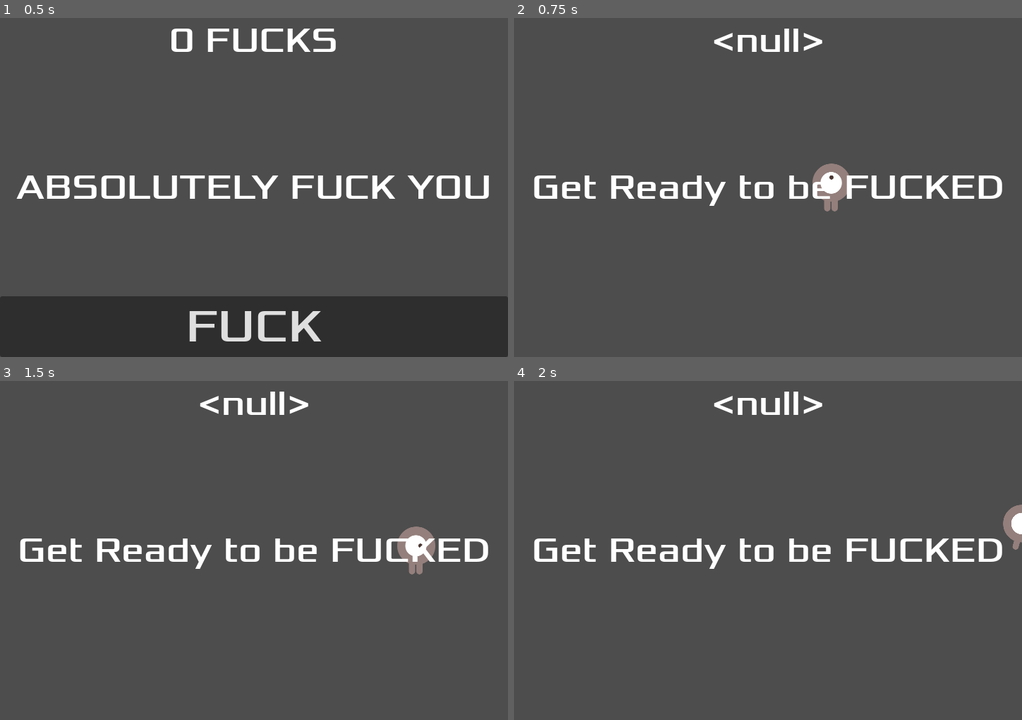
Above: before the commit, frames 1-4 (two rows, left to right).
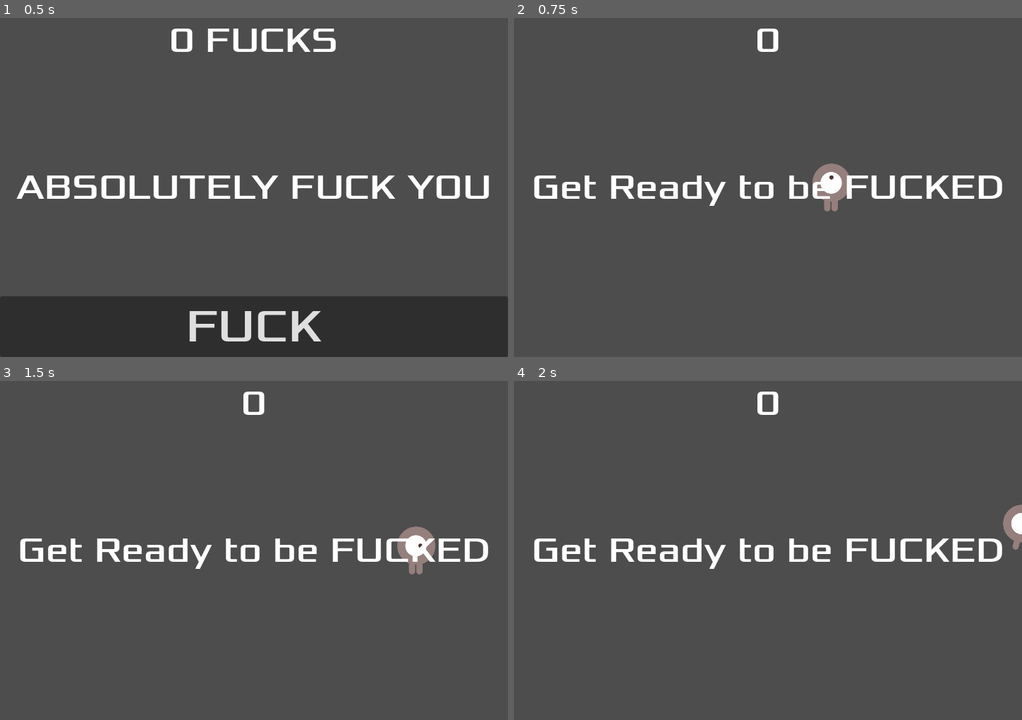
Above: after the commit, the same moments.

Repository: nilodude/sinta
Game: Godot game, scene res://Main.tscn
Same seed, same stepped clock (60 frames per second), same inputs: the game is played once before the commit and once after it.
Inputs:
- Up to frame 1 (0.5 s): no input
- Up to frame 2 (0.75 s): click "FUCK" at 0.5 s
- Up to frame 3 (1.5 s): tap Enter at 1.25 s; hold Right (move_right) from 1.28 s (still down)
- Up to frame 4 (2 s): keep holding Right (move_right); tap Space (jump) at 1.52 s

Frame 1 is identical in both runs. In frame 2, 0.6% of the frame differs, in the area x 39-61%, y 3-10%; in frame 3, 0.6%; in frame 4, 0.6%.

Commit message:
Mob queue free OK

Diff:
--- a/Mob.tscn
+++ b/Mob.tscn
@@ -74,7 +74,7 @@
 radius = 7.30978
 height = 20.0565
 
-[node name="Mob" type="RigidBody2D"]
+[node name="Mob" type="RigidBody2D" groups=["mobs"]]
 position = Vector2(353, 248)
 disable_mode = 2
 mass = 4.39
--- a/hud.gd
+++ b/hud.gd
@@ -16,7 +16,7 @@
 	$Message.text = "FUCK YOU AGAIN!"
 	$Message.show()
 	# Make a one-shot timer and wait for it to finish.
-	await get_tree().create_timer(1.5).timeout
+	await get_tree().create_timer(1).timeout
 	$StartButton.show()
 
 func update_score(score):
--- a/main.gd
+++ b/main.gd
@@ -11,12 +11,12 @@
 
 
 func new_game():
-	$HUD.update_score(score)
-	$HUD.show_message("Get Ready to be FUCKED")
 	get_tree().call_group(&"mobs", &"queue_free")
 	score = 0
 	$Player.start($StartPosition.position)
 	$StartTimer.start()
+	$HUD.update_score(score)
+	$HUD.show_message("Get Ready to be FUCKED")
 
 
 func _on_mob_timer_timeout():
